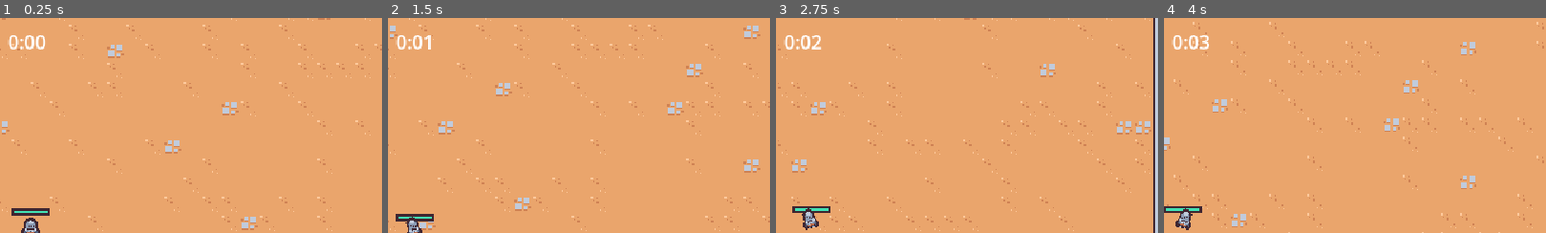
Above: before the commit, frames 1-4 (left to right).
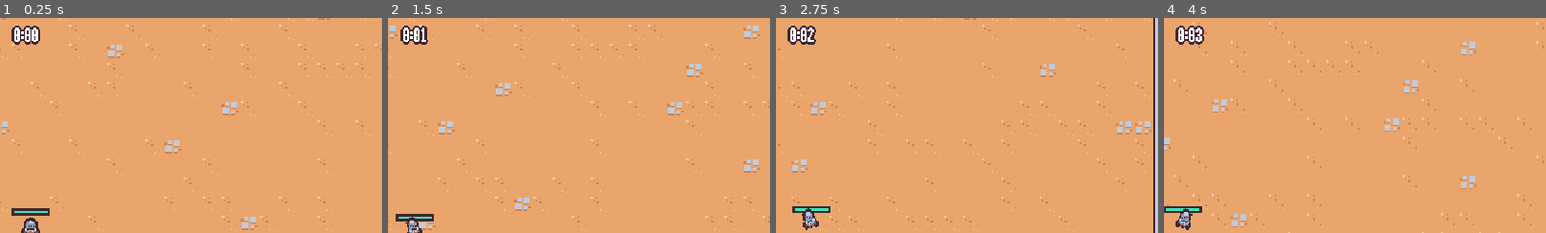
Above: after the commit, the same moments.

Repository: ShayQ/2DSurvivorGame
Game: Godot game, scene res://scenes/main/main.tscn
Same seed, same stepped clock (60 frames per second), same inputs: the game is played once before the commit and once after it.
Inputs (mouse positions are % of the whole screen's width and height, from its top left):
- Up to frame 1 (0.25 s): no input
- Up to frame 2 (1.5 s): move the mouse to (72, 45) at 0.52 s; press the mouse at (72, 45) at 0.53 s; hold D (move_right) 0.53-1.28 s; move the mouse to (30, 55) at 1.27 s; release the mouse at (30, 55) at 1.28 s; hold S (move_down) from 1.28 s (still down); click (30, 55) at 1.35 s
- Up to frame 3 (2.75 s): move the mouse to (60, 28) at 2.02 s; release S (move_down) at 2.03 s; press the mouse at (60, 28) at 2.03 s; hold D (move_right) from 2.03 s (still down)
- Up to frame 4 (4 s): move the mouse to (45, 70) at 2.77 s; release D (move_right) at 2.78 s; release the mouse at (45, 70) at 2.78 s; hold W (move_up) 2.78-3.53 s; click (45, 70) at 2.85 s; move the mouse to (80, 65) at 3.52 s; press the mouse at (80, 65) at 3.53 s; hold A (move_left) from 3.53 s (still down)
The pictures show only the part of the screen within x 46-96%, y 0-50%; the shares and areas given below are measured in that part.

The runs differ from the first frame. In frame 1, 0.7% of the frame differs, in the area x 2-12%, y 3-15%; in frame 2, 0.7%; in frame 3, 0.8%; in frame 4, 0.8%.

Commit message:
custom font and floating damage text

Diff:
--- a/project.godot
+++ b/project.godot
@@ -30,6 +30,10 @@
 window/size/window_width_override=1280
 window/size/window_height_override=720
 window/stretch/mode="viewport"
+
+[gui]
+
+theme/custom="res://resources/theme/theme.tres"
 
 [input]
 
--- /dev/null
+++ b/resources/theme/theme.tres
@@ -0,0 +1,7 @@
+[gd_resource type="Theme" load_steps=2 format=3 uid="uid://d3u2gqvm2mnax"]
+
+[ext_resource type="FontFile" uid="uid://dhxx4gnmsmery" path="res://resources/theme/Rockboxcond12.ttf" id="1_5ggye"]
+
+[resource]
+default_font = ExtResource("1_5ggye")
+default_font_size = 16
--- a/scenes/component/hurtbox_component.gd
+++ b/scenes/component/hurtbox_component.gd
@@ -3,6 +3,7 @@
 
 @export var health_component: HealthComponent
 
+var floating_text_scene = preload("res://scenes/ui/floating_text.tscn")
 
 func _ready():
 	area_entered.connect(on_area_entered)
@@ -17,3 +18,8 @@
 
 	var hitbox_component = other_area as HitboxComponent
 	health_component.damage(hitbox_component.damage)
+
+	var floating_text = floating_text_scene.instantiate() as Node2D
+	get_tree().get_first_node_in_group("foreground_layer").add_child(floating_text)
+	floating_text.global_position = global_position + (Vector2.UP * 32)
+	floating_text.start(str(hitbox_component.damage))
--- a/scenes/game_object/basic_enemy/basic_enemy.tscn
+++ b/scenes/game_object/basic_enemy/basic_enemy.tscn
@@ -91,7 +91,7 @@
 [node name="HealthComponent" parent="." instance=ExtResource("2_err54")]
 
 [node name="VialDropComponent" parent="." node_paths=PackedStringArray("health_component") instance=ExtResource("3_4jt3r")]
-drop_percent = 0.35
+drop_percent = 1.0
 health_component = NodePath("../HealthComponent")
 
 [node name="VelocityComponent" parent="." instance=ExtResource("4_hssn4")]
--- a/scenes/ui/arena_time_ui.tscn
+++ b/scenes/ui/arena_time_ui.tscn
@@ -19,4 +19,9 @@
 layout_mode = 2
 size_flags_horizontal = 4
 size_flags_vertical = 0
+theme_override_colors/font_shadow_color = Color(0.247059, 0.14902, 0.192157, 1)
+theme_override_colors/font_outline_color = Color(0.247059, 0.14902, 0.192157, 1)
+theme_override_constants/shadow_offset_x = 0
+theme_override_constants/shadow_offset_y = 0
+theme_override_constants/outline_size = 6
 text = "test"
--- /dev/null
+++ b/scenes/ui/floating_text.gd
@@ -0,0 +1,34 @@
+extends Node2D
+
+
+func _ready():
+	pass
+
+
+func start(text: String):
+	$Label.text = text
+
+	var tween = create_tween()
+	tween.set_parallel()
+
+	tween.tween_property(self, "global_position",\
+	 global_position + (Vector2.UP * 16), .3)\
+	.set_ease(Tween.EASE_OUT).set_trans(Tween.TRANS_CUBIC)
+
+	tween.chain()
+
+	tween.tween_property(self, "global_position",\
+	 global_position + (Vector2.UP * 48), .5)\
+	.set_ease(Tween.EASE_IN).set_trans(Tween.TRANS_CUBIC)
+	tween.tween_property(self, "scale", Vector2.ONE, .5)\
+	.set_ease(Tween.EASE_IN).set_trans(Tween.TRANS_CUBIC)
+
+	tween.chain()
+
+	tween.tween_callback(queue_free)
+
+	var scale_tween = create_tween()
+	scale_tween.tween_property(self, "scale", Vector2.ONE * 1.5, .15)\
+	.set_ease(Tween.EASE_OUT).set_trans(Tween.TRANS_CUBIC)
+	scale_tween.tween_property(self, "scale", Vector2.ONE, .15)\
+	.set_ease(Tween.EASE_IN).set_trans(Tween.TRANS_CUBIC)
--- /dev/null
+++ b/scenes/ui/floating_text.tscn
@@ -0,0 +1,21 @@
+[gd_scene load_steps=2 format=3 uid="uid://0k0015h0a4qp"]
+
+[ext_resource type="Script" path="res://scenes/ui/floating_text.gd" id="1_yboyw"]
+
+[node name="FloatingText" type="Node2D"]
+script = ExtResource("1_yboyw")
+
+[node name="Label" type="Label" parent="."]
+custom_minimum_size = Vector2(100, 32)
+offset_left = -50.0
+offset_top = -14.0
+offset_right = 50.0
+offset_bottom = 18.0
+theme_override_colors/font_shadow_color = Color(0.247059, 0.14902, 0.192157, 1)
+theme_override_colors/font_outline_color = Color(0.247059, 0.14902, 0.192157, 1)
+theme_override_constants/shadow_offset_x = 0
+theme_override_constants/shadow_offset_y = 0
+theme_override_constants/outline_size = 6
+text = "700"
+horizontal_alignment = 1
+vertical_alignment = 1
Binary file added: resources/theme/Rockboxcond12.ttf
Not shown, added: resources/theme/Rockboxcond12.ttf.import
